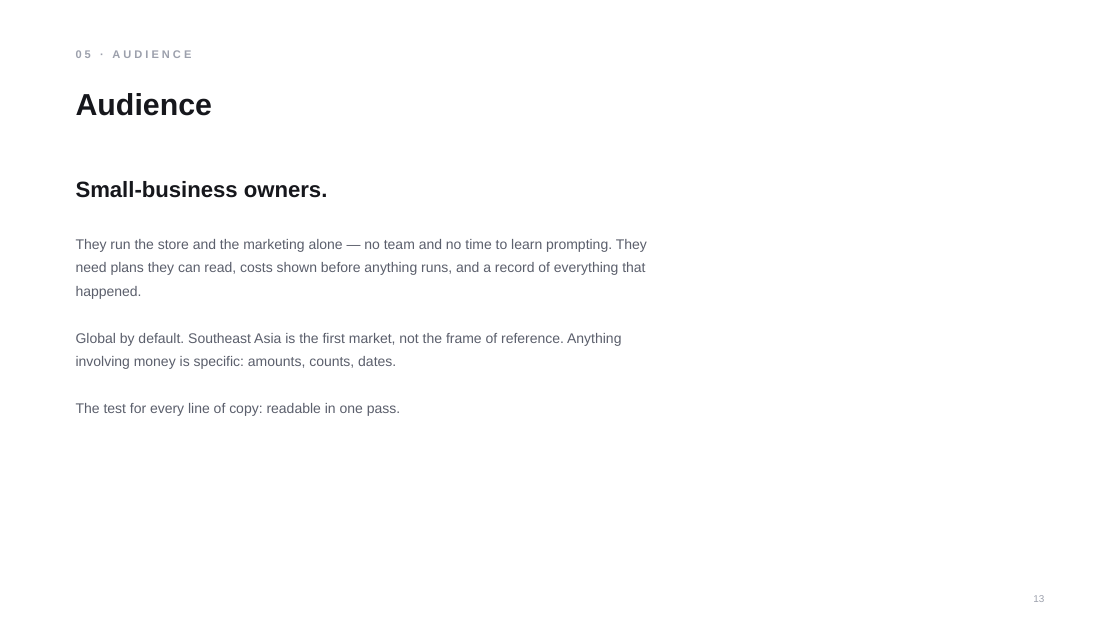
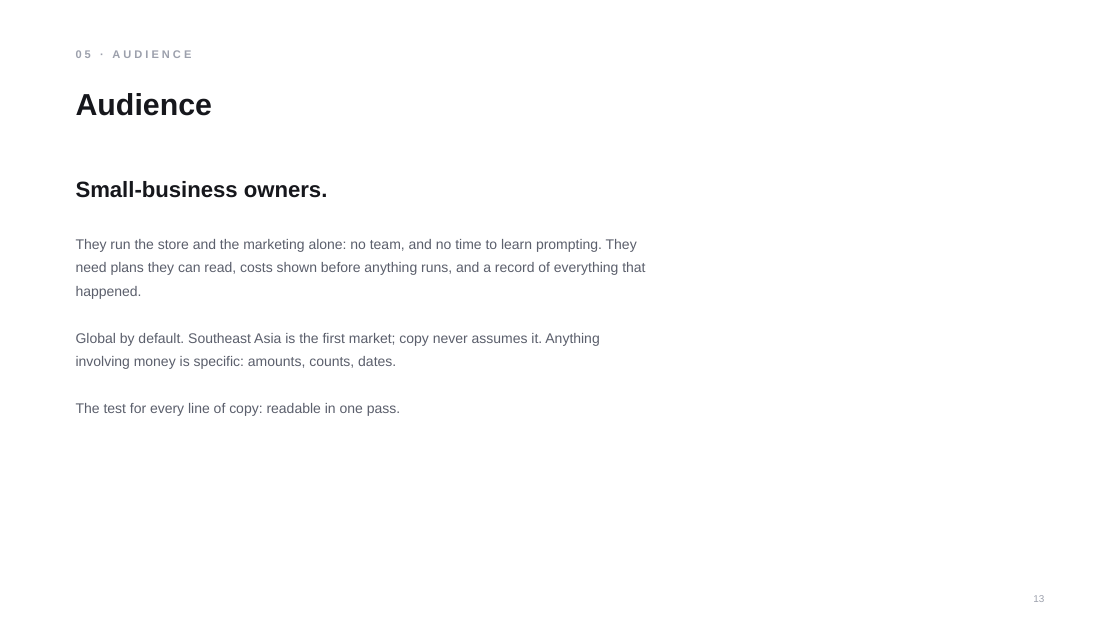
Before and after one commit to BELCORT-SDN-BHD/FIKIRTIVE, a slide deck: slide 13 of docs/brand/guidelines/fikirtive-brand-guidelines-v4.pptx. Drawn at 1120x630 pixels with LibreOffice and Linux fonts; fonts in the diff are those of the drawing. Boxes give left, top, right and bottom in pixels: in the first picture for what was removed or moved away, otherwise in the second. Text is boxed around its words. In the diff, an @@ line names an element or a change of style, - is before the commit and + after.

```diff
--- a/docs/brand/guidelines/fikirtive-brand-guidelines-v4.pptx
+++ b/docs/brand/guidelines/fikirtive-brand-guidelines-v4.pptx
@@ text at [76, 239, 645, 369]: text changed @@
-They run the store and the marketing alone — no team and no time to learn prompting. They need plans they can read, costs shown before anything runs, and a record of everything that happened.
-Global by default. Southeast Asia is the first market, not the frame of reference. Anything involving money is specific: amounts, counts, dates.
+They run the store and the marketing alone: no team, and no time to learn prompting. They need plans they can read, costs shown before anything runs, and a record of everything that happened.
+Global by default. Southeast Asia is the first market; copy never assumes it. Anything involving money is specific: amounts, counts, dates.
```
Also in this commit, not shown: 11 other slides changed, 3 other files.
